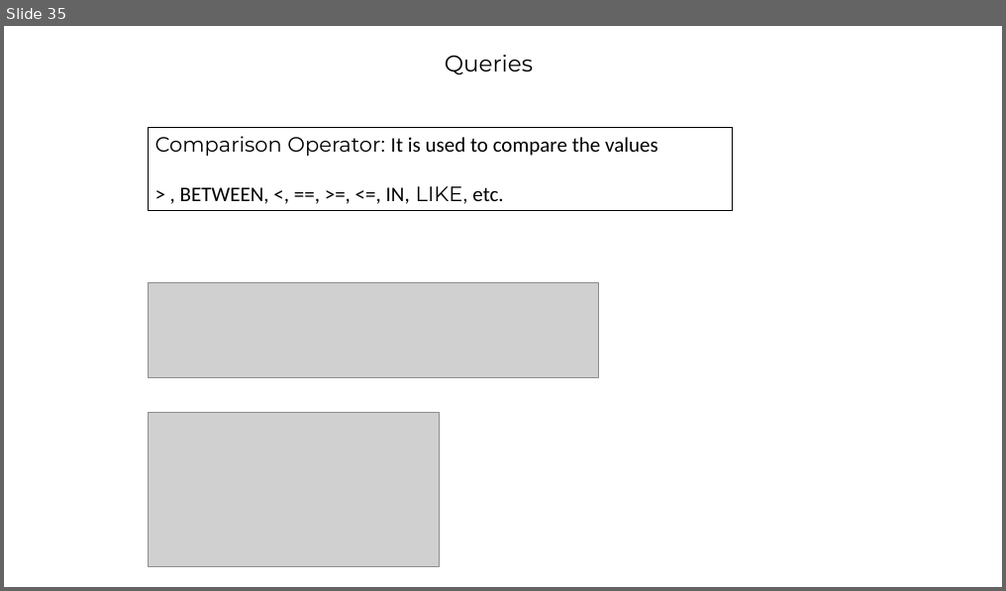
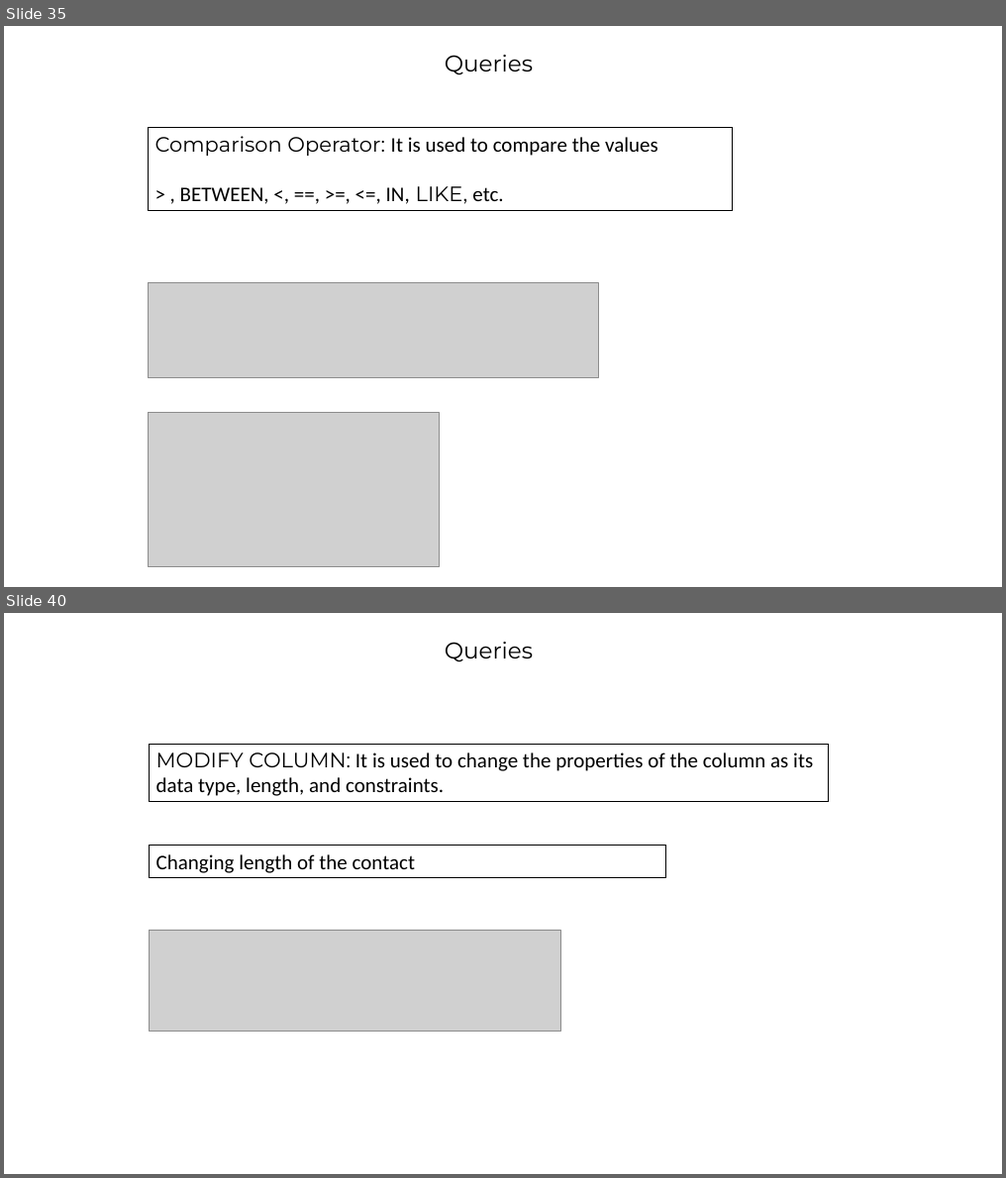
Before and after one commit to barrett28/1_IT-vedant, a slide deck: 4_sql/project''/hospital_management.pptx. Shown one above the other, each under a label of ours: slide 35 before the commit, slides 35 and 40 after it; the slides between them are not shown. The pictures are 1006x591 and 1006x1178 pixels, drawn with LibreOffice and Linux fonts; fonts in the diff are those of the drawing; grey boxes stand for pictures; background and template pictures are left out. Boxes give left, top, right and bottom in pixels: in the first picture for what was removed or moved away, otherwise in the second. Text is boxed around its words. In the diff, an @@ line names an element or a change of style, - is before the commit and + after.

```diff
--- a/4_sql/project''/hospital_management.pptx
+++ b/4_sql/project''/hospital_management.pptx
@@ slide 40 added at (4,613,1002,1174), background picture (left out) @@
@@ text added at (445,642,533,663), 22 pt, text #000000 @@
+Queries
@@ rectangle added at (149,744,829,802), outline #000000 0.75 pt, 20 pt, text #000000 @@
+MODIFY COLUMN: It is used to change the properties of the column as its data type, length, and constraints.
@@ rectangle added at (149,845,665,878), outline #000000 0.75 pt, 20 pt, text #000000 @@
+Changing length of the contact
@@ picture added at (149,930,560,1031) @@
```
Also in this commit, not shown: 1 slide changed, 19 other slides added, 1 slide removed, 37 other files.
